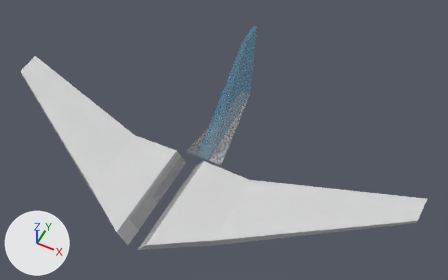
The FBX model Assets/Art/Model/Plane.fbx as it was, and as the next commit left it.
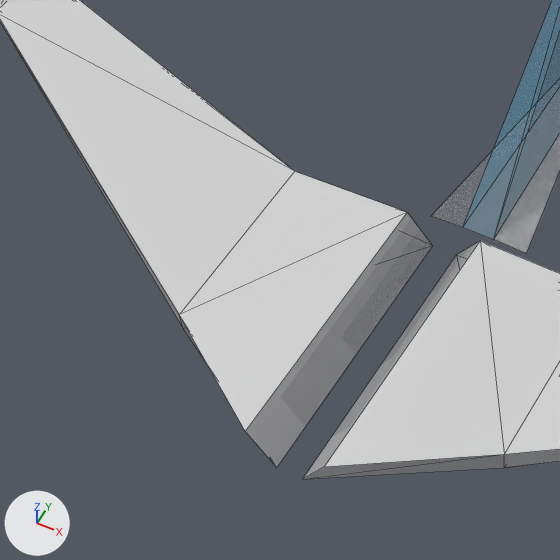
Each version appears first whole from a 50 mm lens placed at (24.2, -38.8, 54.5), pointed at (2.8, 4.2, 0.7), and next in a close-up on the part from 6% to 52% of the width and 25% to 100% of the height. Lighting does not change. The marker at lower left points along +X, +Y and +Z. The close-ups show mesh edges as thin lines. Where no turn or scale is listed for an object, it has been applied to the vertices.
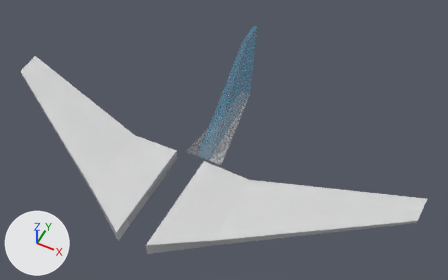
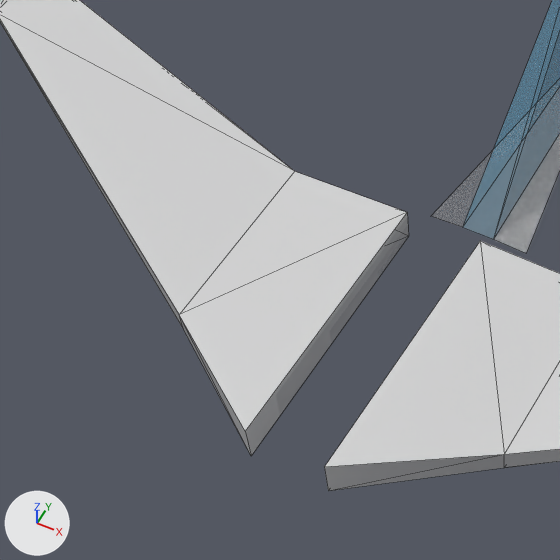
The edits, one by one:
me_scene_015 has 16 vertices, 27 faces and spans x -26.0..-0.6, y -11.7..6.2, z -1.7..1.0.
me_scene_015 is used by ob_plane01_003; location (0.0, 0.0, 0.0).
Part 2, on me_scene_015:
Vertex 2 of me_scene_015 moves from (-0.6, 0.9, -1.7) at pixel (432, 245) to (-1.8, 0.9, -1.7) at pixel (408, 236).
Vertex 3 of me_scene_015 moves from (-0.6, -11.7, -1.7) at pixel (276, 467) to (-1.8, -11.7, -1.7) at pixel (251, 456).
me_scene_014 has 16 vertices, 27 faces and spans x 0.6..26.0, y -11.7..6.2, z -1.7..1.0.
me_scene_014 is used by ob_plane01_002; location (0.0, 0.0, 0.0).
Part 1, on me_scene_014:
Vertex 2 of me_scene_014 moves from (0.6, 0.9, -1.7) at pixel (456, 254) to (1.8, 0.9, -1.7).
Vertex 3 of me_scene_014 moves from (0.6, -11.7, -1.7) at pixel (302, 479) to (1.8, -11.7, -1.7) at pixel (328, 490).

Boxes (x1, y1, x2, y2) around the edits, measured in the close-ups (560 x 560 px; the box of a moved part takes in the faces that stretch with it):
'Plane01.003', reshaped: before (0, 0, 433, 467); after (0, 0, 409, 456)
'Plane01.002', reshaped: before (303, 241, 560, 479); after (325, 241, 560, 491)
part 1 of me_scene_014, moved or reshaped: before (303, 241, 504, 479); after (325, 454, 504, 491)
part 2 of me_scene_015, moved or reshaped: before (179, 213, 433, 467); after (179, 214, 409, 456)
